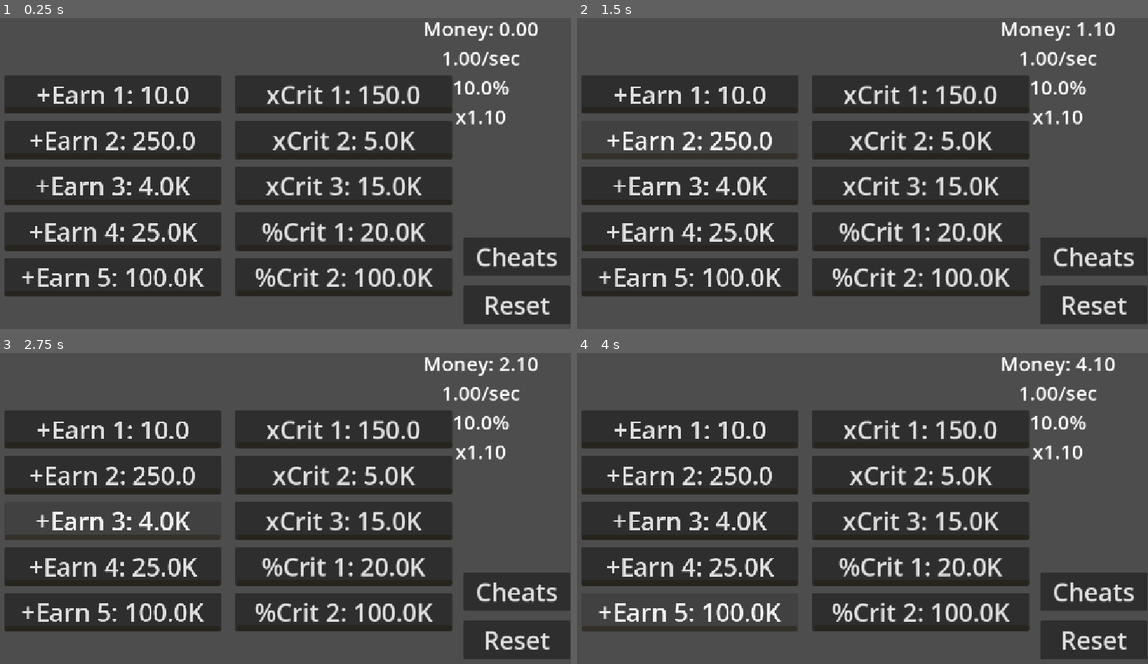
Above: before the commit, frames 1-4 (two rows, left to right).
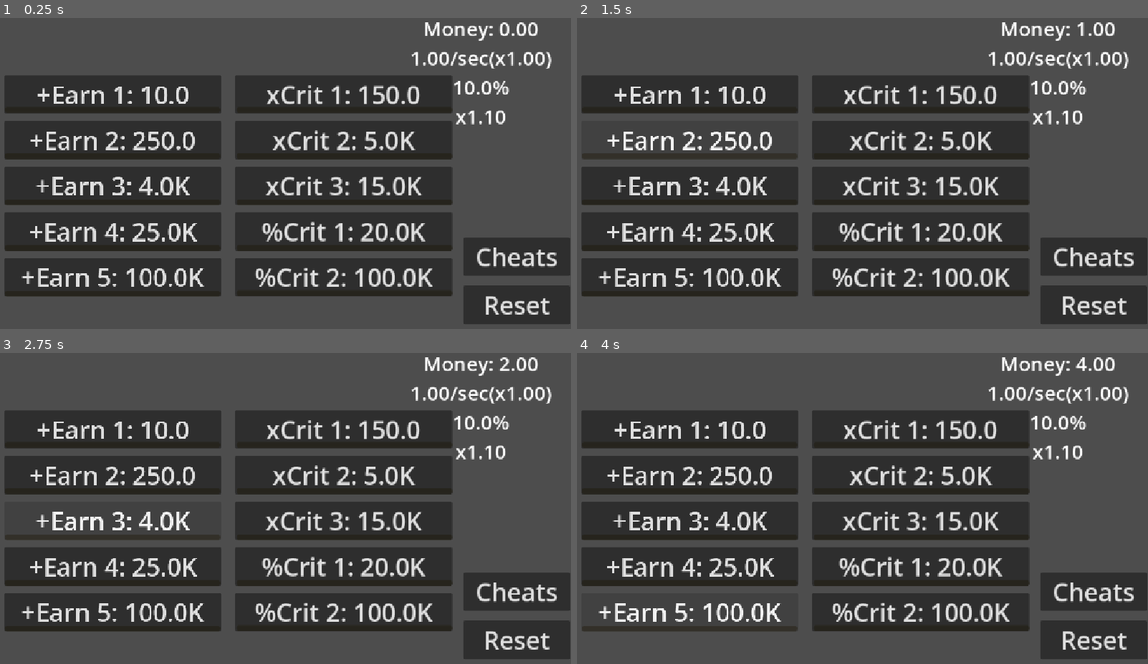
Above: after the commit, the same moments.

Repository: artemagant/Incremental
Game: Godot game, scene res://Scenes/Gameplay/Main Upgrade Screen/main_upgrades_screen.tscn
Two runs of this game, one before a commit and one after it. Both use one fixed random seed, a clock stepped at 60 frames per second and the inputs below. Before the commit the project starts from res://Scenes/Main/main.tscn.
Inputs:
- Up to frame 1 (0.25 s): no input
- Up to frame 2 (1.5 s): click "+Earn 1: 10.0" at 0.5 s; click "+Earn 2: 250.0" at 1.25 s
- Up to frame 3 (2.75 s): click "+Earn 3: 4.0K" at 2 s
- Up to frame 4 (4 s): click "+Earn 4: 25.0K" at 2.75 s; click "+Earn 5: 100.0K" at 3.5 s

The runs differ from the first frame. In frame 1, 0.6% of the frame differs, in the area x 72-97%, y 10-17%; in frame 2, 0.7%, in the area x 72-97%, y 1-17%; in frame 3, 0.7%; in frame 4, 0.7%.

Commit message:
Add sfx to buttons and earning money. Add password to 'cheats' button

Diff:
--- a/incremental/Data.gd
+++ b/incremental/Data.gd
@@ -15,7 +15,11 @@
 
 	"%Crit_1": 0,
 	"%Crit_2": 0,
+
+	"unlocked": unlocked
 }
+
+var unlocked := {}
 
 var duplicate_game_data := game_data.duplicate(true)
 
--- a/incremental/Scenes/Main/main.gd
+++ b/incremental/Scenes/Gameplay/Main Upgrade Screen/main_upgrades_screen.gd
@@ -1,20 +1,70 @@
 extends Node2D
 class_name Main
 
-# TODO: Lock on upgrades, that costs too much
+#!TODO: Lock on upgrades, that costs too much
+#!!TODO: Prestige system
+#?⁰TODO: Prestige upgrades
 
 func print_game_data(): # Printing important data
-	print(JSON.stringify(Data.game_data, "\t"), crit_mult)
+	print(JSON.stringify(Data.game_data, "\t", false, true), crit_chance)
+var password
+func cheats_password(pas: String):
+	password = pas
 func cheats(toggled: bool): # Increase earn for debugging
+	if password != "llrrllrr":
+		return
 	if toggled:
-		starting_earn_per_second += 100000000000000000.0
-		print(starting_earn_per_second)
-	else:
-		starting_earn_per_second -= 100000000000000000.0
-	update_data()
-	update_counters()
-
-var money_redactions := ["K", "M", "B", "T", "Qa", "Qi", "Sx", "Sp", "Oc", "No", "De", "Un", "Du", "Td", "qd", "Qd", "sd", "Sd", "Od", "Nd", "Vg", "Uv", "Dv", "Tv", "qv", "Qv", "sv", "Sv", "Ov", "Nv", "Tg", "Ut", "Dt", "Tt", "qt", "Qt", "st", "St", "Ot", "Nt", "Qt"]
+		timer_between_earning.wait_time = 0.1
+		earn_mult += 50
+	else:
+		timer_between_earning.wait_time = starting_time_between_earning
+		earn_mult -= 50
+	update_data()
+	update_counters()
+
+var money_redactions := [
+	"K",
+	"M",
+	"B",
+	"T",
+	"Qa",
+	"Qi",
+	"Sx",
+	"Sp",
+	"Oc",
+	"No",
+	"De",
+	"Un",
+	"Du",
+	"Td",
+	"qd",
+	"Qd",
+	"sd",
+	"Sd",
+	"Od",
+	"Nd",
+	"Vg",
+	"Uv",
+	"Dv",
+	"Tv",
+	"qv",
+	"Qv",
+	"sv",
+	"Sv",
+	"Ov",
+	"Nv",
+	"Tg",
+	"Ut",
+	"Dt",
+	"Tt",
+	"qt",
+	"Qt",
+	"st",
+	"St",
+	"Ot",
+	"Nt",
+	"Qt",
+]
 
 var earn_per_second: float
 var starting_earn_per_second: = 1.0
@@ -24,12 +74,19 @@
 var crit_chance: float
 var starting_crit_mult: = 1.1
 var crit_mult: float
-
+var starting_time_between_earning: = 1.0
+
+@export_category("Labels")
 @export var money_counter_label: Label
 @export var earn_per_second_label: Label
 @export var crit_chance_label: Label
 @export var crit_mult_label: Label
-
+@export var earn_mult_label: Label
+@export_category("SFX")
+@export var click_sound: AudioStreamPlayer2D
+@export var clack_sound: AudioStreamPlayer2D
+@export var earn_sound: AudioStreamPlayer2D
+@export_category("Timer")
 @export var timer_between_earning: Timer
 
 func reset() -> void: # Reset game by button
@@ -37,6 +94,7 @@
 	Data.reset_data()
 	$VBoxContainer/Cheats.button_pressed = false
 	crit_chance = 0.1
+	starting_crit_chance = 0.1
 	balance = 0
 	starting_earn_per_second = 1.0
 	starting_crit_mult = 1.1
@@ -73,10 +131,21 @@
 	if setuped:
 		for upgrade in wrapper.get_children():
 			upgrade.pressed.disconnect(function)
+			upgrade.button_down.disconnect(button_sfx)
+			upgrade.button_up.disconnect(button_sfx)
+			upgrade.button_up.disconnect()
 	for upgrade in wrapper.get_children():
 		load_upgrade(upgrade)
 		upgrade.pressed.connect(function.bind(upgrade))
+		upgrade.button_down.connect(button_sfx.bind(click_sound))
+		upgrade.button_up.connect(button_sfx.bind(clack_sound))
+		upgrade.level_count_slider.max_value = upgrade.max_level
+		print("%s: %s" %[upgrade.name, upgrade.level_count_slider.max_value])
 	return true
+
+func button_sfx(SFX: AudioStreamPlayer2D, minimum := 0.90, maximum := 1.10):
+	SFX.pitch_scale = randf_range(minimum, maximum)
+	SFX.play()
 
 
 func load_upgrade(upgrade: Upgrades_Class) -> void: # Load upgrade from data
@@ -91,6 +160,7 @@
 		max_level(upgrade)
 	else:
 		upgrade.text = "%s %s: %s" %[upgrade.button_label, upgrade.number, money_format(upgrade.cost)]
+
 	update_data()
 	update_counters()
 
@@ -106,7 +176,7 @@
 	var total_earn: = 0
 	for upgrade in upgrades_earn.get_children():
 		total_earn += upgrade.total_earn
-	earn_per_second = (total_earn + starting_earn_per_second) * earn_mult
+	earn_per_second = (total_earn + starting_earn_per_second)
 	update_counters()
 @onready var upgrades_crit_mult: = $Wrap/Upgrades_Crit
 func update_crit_mult() -> void:
@@ -129,17 +199,19 @@
 
 func add_money() -> void: # Add money to balance
 	if is_crit(crit_chance): # Check for crit
-		balance += earn_per_second * crit_mult
+		balance += earn_per_second * crit_mult * earn_mult
 		highlight_effect(crit_chance_label, Color(1.0, 0.0, 0.255, 1.0), Color(1.0, 1.0, 1.0, 1.0))
 	else:
-		balance += earn_per_second
+		balance += earn_per_second * earn_mult
 	Data.game_data.balance = balance
-	update_counters()
+	button_sfx(earn_sound, 0.30, 0.65)
+	update_counters()
+
 func update_counters() -> void: # Update stats labels
 	money_counter_label.text = "Money: %s" %money_format(balance)
-	earn_per_second_label.text = "%s/sec" %money_format(earn_per_second)
-	crit_chance_label.text = "%.1f%s" %[crit_chance*100, "%"]
-	crit_mult_label.text = "x%.2f" %crit_mult
+	earn_per_second_label.text = "%s/sec(x%.2f)" %[money_format(earn_per_second), earn_mult]
+	crit_chance_label.text = "%s%s" %[money_format(crit_chance*100), '%']
+	crit_mult_label.text = "x%s" %money_format(crit_mult)
 func money_format(money: float) -> String: # Convert int into metric system number (1000 - 1K, ETS)
 	var min_money := 1000 # Minimum amount of converted int
 	if money < min_money: # Check if can convert
@@ -148,11 +220,14 @@
 	while money >= min_money: # Convert
 		index += 1
 		money /= 1000.0
-
+	# Check if valid index
+	if index >= money_redactions.size():
+		return "inf"
 	# Return
 	var new_money = snapped(money, 0.01)
 	return "%.1f%s" %[new_money, money_redactions[index]]
-
+func delete_zero(num: float):
+	return str(num).rstrip("0").rstrip(".")
 
 func upgrades_cost(upgrade: Upgrades_Class) -> void: # Minus money from balance, then buying an upgrade
 	balance -= upgrade.cost # Minus
--- a/incremental/Scenes/Main/main.tscn
+++ b/incremental/Scenes/Gameplay/Main Upgrade Screen/main_upgrades_screen.tscn
@@ -1,9 +1,11 @@
 [gd_scene format=3 uid="uid://cbbn0wa3uhauv"]
 
-[ext_resource type="Script" uid="uid://obquawutrjnb" path="res://Scenes/Main/main.gd" id="1_1r6ip"]
-[ext_resource type="PackedScene" uid="uid://c5g5hfs2byfy6" path="res://Scenes/Upgrades Classes/Earn/upgrade_earn_class.tscn" id="2_lixft"]
-[ext_resource type="Script" uid="uid://d4n32f1itqr7s" path="res://Scenes/Upgrades Classes/Crit/upgrade_crit_class.gd" id="3_qw60k"]
-[ext_resource type="PackedScene" uid="uid://cicgswq2apopp" path="res://Scenes/Upgrades Classes/Crit Chance/upgrade_crit_chance_class.tscn" id="4_5yls4"]
+[ext_resource type="Script" uid="uid://obquawutrjnb" path="res://Scenes/Gameplay/Main Upgrade Screen/main_upgrades_screen.gd" id="1_qiblr"]
+[ext_resource type="PackedScene" uid="uid://c5g5hfs2byfy6" path="res://Scenes/Upgrades Classes/Earn/upgrade_earn_class.tscn" id="2_fgo2i"]
+[ext_resource type="Script" uid="uid://d4n32f1itqr7s" path="res://Scenes/Upgrades Classes/Crit/upgrade_crit_class.gd" id="3_q5fsn"]
+[ext_resource type="PackedScene" uid="uid://cicgswq2apopp" path="res://Scenes/Upgrades Classes/Crit Chance/upgrade_crit_chance_class.tscn" id="4_tg0j2"]
+[ext_resource type="AudioStream" uid="uid://i0vegtw5wynm" path="res://SFX/Buttons_1Part_Menu.wav" id="5_ekqlg"]
+[ext_resource type="AudioStream" uid="uid://beg6l825wfcyo" path="res://SFX/Buttons_2Part_Menu.wav.wav" id="6_o4eol"]
 
 [sub_resource type="CanvasTexture" id="CanvasTexture_qw60k"]
 
@@ -23,12 +25,16 @@
 [sub_resource type="LabelSettings" id="LabelSettings_qw60k"]
 font_size = 40
 
-[node name="Main" type="Node2D" unique_id=1359911912 node_paths=PackedStringArray("money_counter_label", "earn_per_second_label", "crit_chance_label", "crit_mult_label", "timer_between_earning")]
-script = ExtResource("1_1r6ip")
+[node name="Main_Upgrades_Screen" type="Node2D" unique_id=1359911912 node_paths=PackedStringArray("money_counter_label", "earn_per_second_label", "crit_chance_label", "crit_mult_label", "earn_mult_label", "click_sound", "clack_sound", "earn_sound", "timer_between_earning")]
+script = ExtResource("1_qiblr")
 money_counter_label = NodePath("Center/Stats/Label_Money_Counter")
 earn_per_second_label = NodePath("Center/Stats/Label_Earn_Per_Second")
 crit_chance_label = NodePath("Center/Stats/Crit_Info_Chance")
 crit_mult_label = NodePath("Center/Stats/Crit_Info_Mult")
+earn_mult_label = NodePath("")
+click_sound = NodePath("SFX/Click")
+clack_sound = NodePath("SFX/Clack")
+earn_sound = NodePath("SFX/Earn")
 timer_between_earning = NodePath("Timer_Between_Earning")
 
 [node name="Timer_Between_Earning" type="Timer" parent="." unique_id=1892679348]
@@ -75,12 +81,11 @@
 theme_override_icons/grabber = SubResource("CanvasTexture_qw60k")
 theme_override_icons/grabber_highlight = SubResource("CanvasTexture_5yls4")
 theme_override_icons/grabber_disabled = SubResource("CanvasTexture_p6jpk")
-max_value = 90.0
-editable = false
-scrollable = false
-ticks_position = 3
-
-[node name="Button_Upgrade_2" parent="Wrap/Upgrades_Earn" unique_id=502105022 node_paths=PackedStringArray("level_count_slider") instance=ExtResource("2_lixft")]
+editable = false
+scrollable = false
+ticks_position = 3
+
+[node name="Button_Upgrade_2" parent="Wrap/Upgrades_Earn" unique_id=502105022 node_paths=PackedStringArray("level_count_slider") instance=ExtResource("2_fgo2i")]
 texture_filter = 1
 layout_mode = 2
 size_flags_vertical = 3
@@ -107,12 +112,11 @@
 theme_override_icons/grabber = SubResource("CanvasTexture_qw60k")
 theme_override_icons/grabber_highlight = SubResource("CanvasTexture_5yls4")
 theme_override_icons/grabber_disabled = SubResource("CanvasTexture_p6jpk")
-max_value = 65.0
-editable = false
-scrollable = false
-ticks_position = 3
-
-[node name="Button_Upgrade_3" parent="Wrap/Upgrades_Earn" unique_id=1492891381 node_paths=PackedStringArray("level_count_slider") instance=ExtResource("2_lixft")]
+editable = false
+scrollable = false
+ticks_position = 3
+
+[node name="Button_Upgrade_3" parent="Wrap/Upgrades_Earn" unique_id=1492891381 node_paths=PackedStringArray("level_count_slider") instance=ExtResource("2_fgo2i")]
 texture_filter = 1
 layout_mode = 2
 size_flags_vertical = 3
@@ -139,12 +143,11 @@
 theme_override_icons/grabber = SubResource("CanvasTexture_qw60k")
 theme_override_icons/grabber_highlight = SubResource("CanvasTexture_5yls4")
 theme_override_icons/grabber_disabled = SubResource("CanvasTexture_p6jpk")
-max_value = 45.0
-editable = false
-scrollable = false
-ticks_position = 3
-
-[node name="Button_Upgrade_4" parent="Wrap/Upgrades_Earn" unique_id=976049518 node_paths=PackedStringArray("level_count_slider") instance=ExtResource("2_lixft")]
+editable = false
+scrollable = false
+ticks_position = 3
+
+[node name="Button_Upgrade_4" parent="Wrap/Upgrades_Earn" unique_id=976049518 node_paths=PackedStringArray("level_count_slider") instance=ExtResource("2_fgo2i")]
 texture_filter = 1
 layout_mode = 2
 size_flags_vertical = 3
@@ -153,7 +156,7 @@
 earn = 350
 max_level = 20
 cost = 25000.0
-cost_mult = 1.1
+cost_mult = 1.3
 number = 4
 level_count_slider = NodePath("Level_Count")
 
@@ -171,22 +174,21 @@
 theme_override_icons/grabber = SubResource("CanvasTexture_qw60k")
 theme_override_icons/grabber_highlight = SubResource("CanvasTexture_5yls4")
 theme_override_icons/grabber_disabled = SubResource("CanvasTexture_p6jpk")
-max_value = 20.0
 editable = false
 scrollable = false
 tick_count = 1
 ticks_position = 3
 
-[node name="Button_Upgrade_5" parent="Wrap/Upgrades_Earn" unique_id=225392917 node_paths=PackedStringArray("level_count_slider") instance=ExtResource("2_lixft")]
+[node name="Button_Upgrade_5" parent="Wrap/Upgrades_Earn" unique_id=225392917 node_paths=PackedStringArray("level_count_slider") instance=ExtResource("2_fgo2i")]
 texture_filter = 1
 layout_mode = 2
 size_flags_vertical = 3
 theme_override_font_sizes/font_size = 50
 text = "Upgrade_n: 999"
 earn = 1000
-max_level = 8
+max_level = 12
 cost = 100000.0
-cost_mult = 1.2
+cost_mult = 1.4
 number = 5
 level_count_slider = NodePath("Level_Count")
 
@@ -204,7 +206,6 @@
 theme_override_icons/grabber = SubResource("CanvasTexture_qw60k")
 theme_override_icons/grabber_highlight = SubResource("CanvasTexture_5yls4")
 theme_override_icons/grabber_disabled = SubResource("CanvasTexture_p6jpk")
-max_value = 8.0
 editable = false
 scrollable = false
 ticks_position = 3
@@ -286,9 +287,9 @@
 layout_mode = 2
 theme_override_font_sizes/font_size = 50
 text = "xCrit_n: 999"
-script = ExtResource("3_qw60k")
+script = ExtResource("3_q5fsn")
 crit_mult_plus = 0.1
-max_level = 10
+max_level = 7
 cost = 15000.0
 cost_mult = 2.5
 number = 3
@@ -309,7 +310,7 @@
 theme_override_icons/grabber = SubResource("CanvasTexture_qw60k")
 theme_override_icons/grabber_highlight = SubResource("CanvasTexture_5yls4")
 theme_override_icons/grabber_disabled = SubResource("CanvasTexture_p6jpk")
-max_value = 10.0
+max_value = 7.0
 editable = false
 scrollable = false
 ticks_position = 3
@@ -321,14 +322,14 @@
 offset_bottom = 480.0
 theme_override_constants/separation = 15
 
-[node name="UpgradeCritClass" parent="Wrap/Upgrades_Crit_Chance" unique_id=731876263 node_paths=PackedStringArray("level_count_slider") instance=ExtResource("4_5yls4")]
+[node name="UpgradeCritClass" parent="Wrap/Upgrades_Crit_Chance" unique_id=731876263 node_paths=PackedStringArray("level_count_slider") instance=ExtResource("4_tg0j2")]
 layout_mode = 2
 theme_override_font_sizes/font_size = 50
 text = "%Crit_n: 999"
-chance_plus = 0.007
-max_level = 5
+chance_plus = 0.005
+max_level = 4
 cost = 20000.0
-cost_mult = 3.0
+cost_mult = 3.2
 number = 1
 level_count_slider = NodePath("Level_Count")
 
@@ -351,14 +352,14 @@
 scrollable = false
 ticks_position = 3
 
-[node name="UpgradeCritClass2" parent="Wrap/Upgrades_Crit_Chance" unique_id=334210569 node_paths=PackedStringArray("level_count_slider") instance=ExtResource("4_5yls4")]
+[node name="UpgradeCritClass2" parent="Wrap/Upgrades_Crit_Chance" unique_id=334210569 node_paths=PackedStringArray("level_count_slider") instance=ExtResource("4_tg0j2")]
 layout_mode = 2
 theme_override_font_sizes/font_size = 50
 text = "%Crit_n: 999"
 chance_plus = 0.01
-max_level = 5
+max_level = 4
 cost = 100000.0
-cost_mult = 3.0
+cost_mult = 3.5
 number = 2
 level_count_slider = NodePath("Level_Count")
 
@@ -436,7 +437,33 @@
 theme_override_font_sizes/font_size = 50
 text = "Reset"
 
+[node name="SFX" type="Node" parent="." unique_id=719737443]
+
+[node name="Click" type="AudioStreamPlayer2D" parent="SFX" unique_id=1902236737]
+stream = ExtResource("5_ekqlg")
+bus = &"SFX"
+
+[node name="Clack" type="AudioStreamPlayer2D" parent="SFX" unique_id=703057933]
+stream = ExtResource("6_o4eol")
+bus = &"SFX"
+
+[node name="Earn" type="AudioStreamPlayer2D" parent="SFX" unique_id=1964124183]
+stream = ExtResource("6_o4eol")
+pitch_scale = 0.5
+bus = &"SFX_EARN"
+
+[node name="LineEdit" type="LineEdit" parent="." unique_id=24650309]
+modulate = Color(1, 1, 1, 0)
+offset_left = 1130.0
+offset_top = 446.00003
+offset_right = 1198.5
+offset_bottom = 480.00003
+scale = Vector2(0.3, 0.3)
+alignment = 1
+secret = true
+
 [connection signal="timeout" from="Timer_Between_Earning" to="." method="add_money"]
 [connection signal="timeout" from="Saving_Timer" to="." method="auto_saving"]
 [connection signal="toggled" from="VBoxContainer/Cheats" to="." method="cheats"]
 [connection signal="pressed" from="VBoxContainer/Reset_Button" to="." method="reset"]
+[connection signal="text_submitted" from="LineEdit" to="." method="cheats_password"]
--- a/incremental/Scenes/Upgrades Classes/Crit/upgrade_crit_class.gd
+++ b/incremental/Scenes/Upgrades Classes/Crit/upgrade_crit_class.gd
@@ -10,7 +10,7 @@
 	main.highlight_effect(main.crit_mult_label, Color(0.0, 1.0, 0.0, 1.0), Color(1.0, 1.0, 1.0, 1.0))
 
 func new_max_level(main: Main):
-	main.starting_crit_chance += 0.01
+	main.starting_crit_chance += 0.005
 	main.earn_mult *= 1.05
 	main.highlight_effect(main.earn_per_second_label, Color(0.0, 1.0, 0.0, 1.0), Color(1.0, 1.0, 1.0, 1.0))
 	main.highlight_effect(main.crit_chance_label, Color(0.0, 1.0, 0.0, 1.0), Color(1.0, 1.0, 1.0, 1.0))
--- a/incremental/Scenes/Upgrades Classes/Earn/upgrade_earn_class.gd
+++ b/incremental/Scenes/Upgrades Classes/Earn/upgrade_earn_class.gd
@@ -10,7 +10,7 @@
 	main.highlight_effect(main.earn_per_second_label, Color(0.0, 1.0, 0.0, 1.0), Color(1.0, 1.0, 1.0, 1.0))
 
 func new_max_level(main: Main):
-	main.starting_crit_chance += 0.01
+	main.starting_crit_chance += 0.005
 	main.starting_crit_mult *= 1.05
 	main.highlight_effect(main.crit_mult_label, Color(0.0, 1.0, 0.0, 1.0), Color(1.0, 1.0, 1.0, 1.0))
 	main.highlight_effect(main.crit_chance_label, Color(0.0, 1.0, 0.0, 1.0), Color(1.0, 1.0, 1.0, 1.0))
--- /dev/null
+++ b/incremental/default_bus_layout.tres
@@ -0,0 +1,35 @@
+[gd_resource type="AudioBusLayout" format=3 uid="uid://clmb7p1bw186e"]
+
+[sub_resource type="AudioEffectRecord" id="AudioEffectRecord_j3pel"]
+resource_name = "Record"
+
+[sub_resource type="AudioEffectPhaser" id="AudioEffectPhaser_j3pel"]
+resource_name = "Phaser"
+
+[sub_resource type="AudioEffectReverb" id="AudioEffectReverb_j3pel"]
+resource_name = "Reverb"
+
+[sub_resource type="AudioEffectPhaser" id="AudioEffectPhaser_g28q7"]
+resource_name = "Phaser"
+
+[resource]
+bus/1/name = &"SFX"
+bus/1/solo = false
+bus/1/mute = false
+bus/1/bypass_fx = false
+bus/1/volume_db = -12.593457
+bus/1/send = &"Master"
+bus/1/effect/0/effect = SubResource("AudioEffectRecord_j3pel")
+bus/1/effect/0/enabled = false
+bus/1/effect/1/effect = SubResource("AudioEffectPhaser_j3pel")
+bus/1/effect/1/enabled = true
+bus/2/name = &"SFX_EARN"
+bus/2/solo = false
+bus/2/mute = false
+bus/2/bypass_fx = false
+bus/2/volume_db = 0.0
+bus/2/send = &"Master"
+bus/2/effect/0/effect = SubResource("AudioEffectReverb_j3pel")
+bus/2/effect/0/enabled = false
+bus/2/effect/1/effect = SubResource("AudioEffectPhaser_g28q7")
+bus/2/effect/1/enabled = true
--- a/incremental/project.godot
+++ b/incremental/project.godot
@@ -14,6 +14,10 @@
 run/main_scene="uid://cbbn0wa3uhauv"
 config/features=PackedStringArray("4.6", "Mobile")
 config/icon="res://icon.svg"
+
+[audio]
+
+buses/default_bus_layout="uid://clmb7p1bw186e"
 
 [autoload]
 
@@ -36,3 +40,4 @@
 
 rendering_device/driver.windows="d3d12"
 renderer/rendering_method="mobile"
+textures/vram_compression/import_s3tc_bptc=true
Not shown, added: incremental/SFX/Buttons_1Part_Menu.wav.import
Not shown, added: incremental/SFX/Buttons_2Part_Menu.wav.wav.import
Renamed: incremental/Scenes/Main/main.gd.uid -> incremental/Scenes/Gameplay/Main Upgrade Screen/main_upgrades_screen.gd.uid
Not shown: 3 places in incremental/Scenes/Gameplay/Main Upgrade Screen/main_upgrades_screen.tscn that only renumber resources
Not shown, added: incremental/SFX/Buttons_1Part_Menu.wav
Not shown, added: incremental/SFX/Buttons_2Part_Menu.wav.wav
